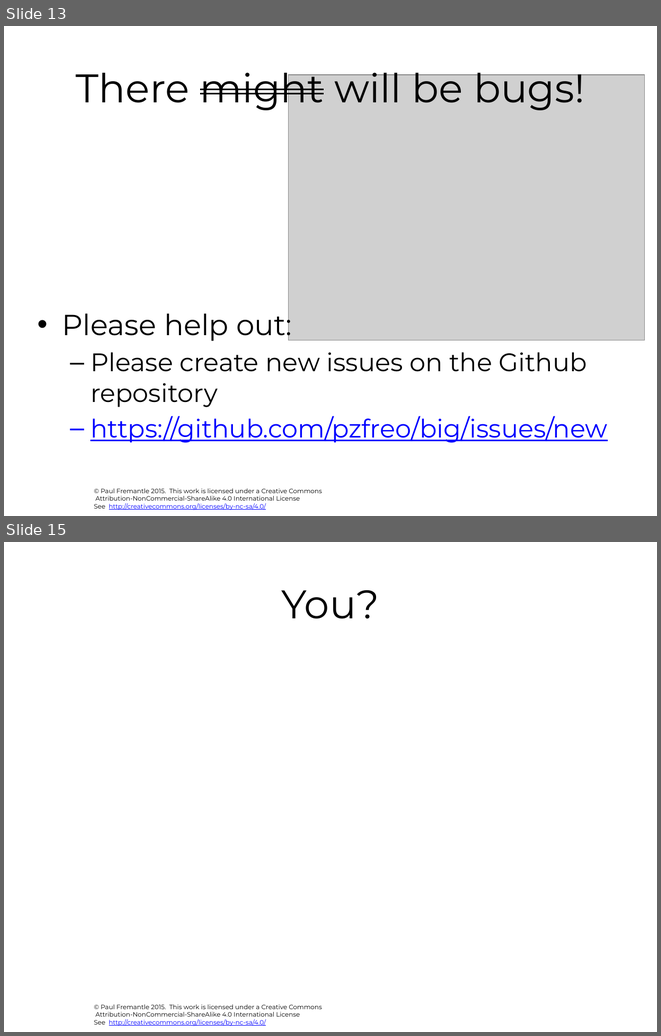
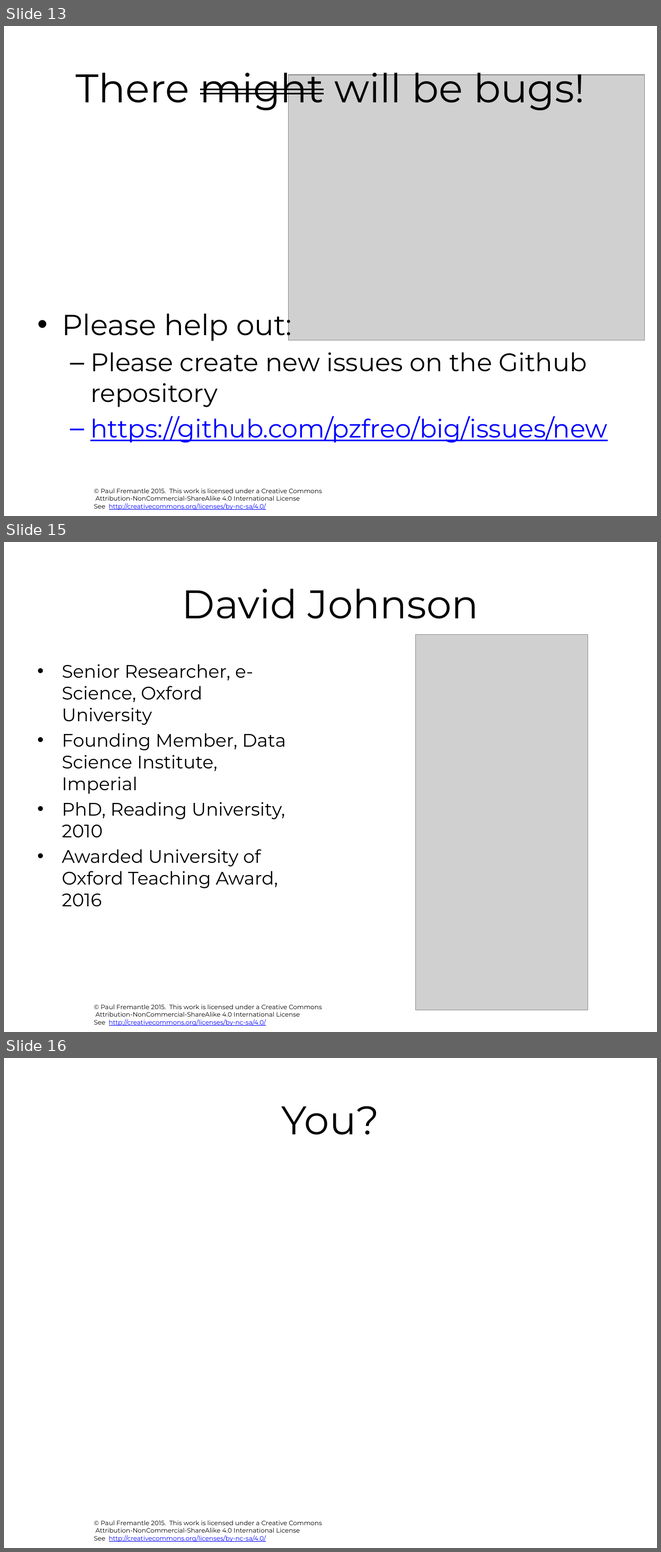
Before and after one commit to pzfreo/big, a slide deck: pres-source/00-intro.pptx. Shown one above the other, each under a label of ours: slides 13 and 15 before the commit, slides 13, 15 and 16 after it; the slides between them are not shown. The pictures are 661x1036 and 661x1552 pixels, drawn with LibreOffice and Linux fonts; fonts in the diff are those of the drawing; grey boxes stand for pictures; background and template pictures are left out. Boxes give left, top, right and bottom in pixels: in the first picture for what was removed or moved away, otherwise in the second. Text is boxed around its words. In the diff, an @@ line names an element or a change of style, - is before the commit and + after.

```diff
--- a/pres-source/00-intro.pptx
+++ b/pres-source/00-intro.pptx
@@ slide 15 added at [4,542,657,1032], background #FFFFFF; not listed: 1 template element that a slide beside it also shows @@
@@ title added at [182,589,479,619], 44 pt, text #000000 @@
+David Johnson
@@ picture added at [415,634,588,1009] @@
@@ text added at [62,664,286,907], 20 pt, text #000000 @@
+• Senior Researcher, e-Science, Oxford University
+• Founding Member, Data Science Institute, Imperial
+• PhD, Reading University, 2010
+• Awarded University of Oxford Teaching Award, 2016
@@ what was slide 15 is now slide 16 @@
```
Also in this commit, not shown: 1 slide changed, 1 other slide added, 1 slide removed, 2 other files.
